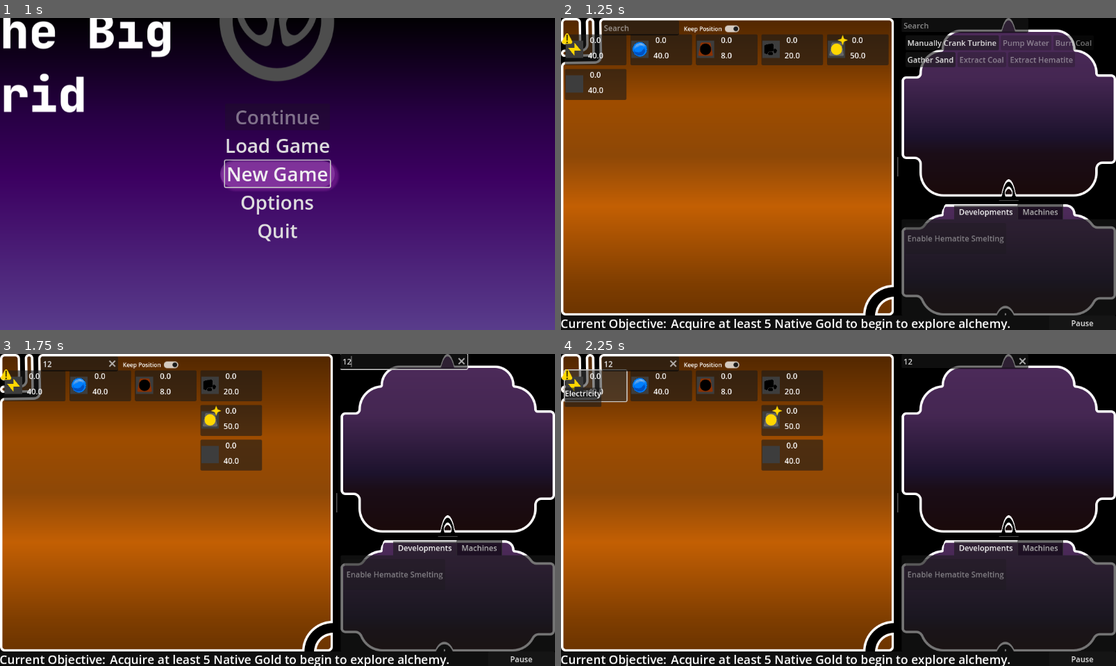
Above: before the commit, frames 1-4 (two rows, left to right).
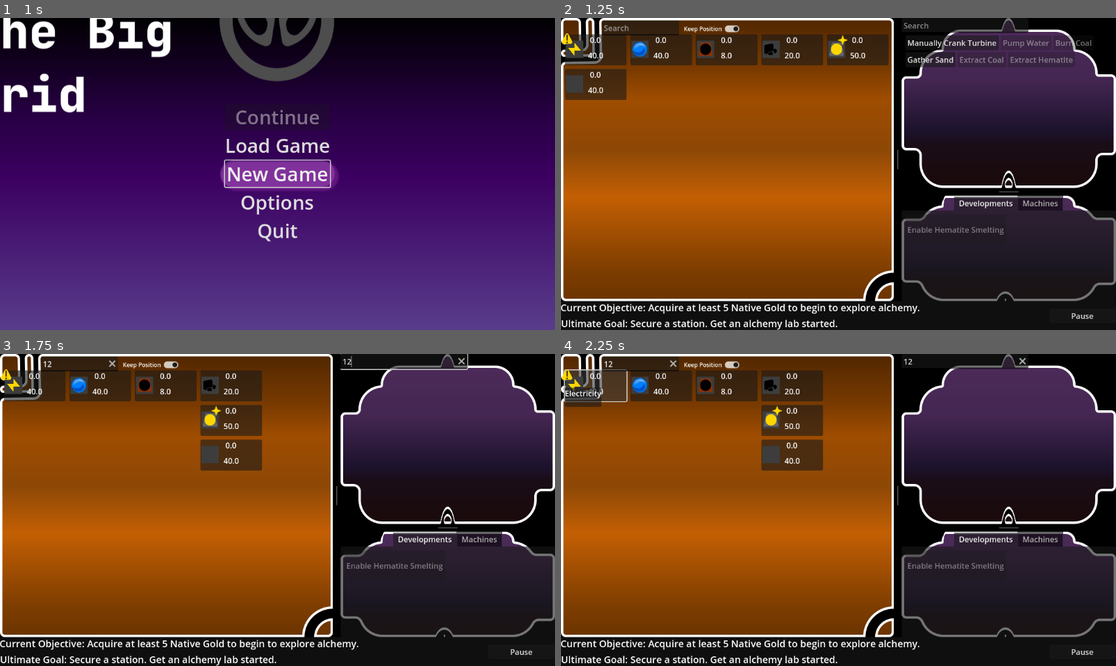
Above: after the commit, the same moments.

Repository: Carth501/The-Big-Grid
Game: Godot game, scene res://scenes/MainMenu.tscn
The game is run twice, just before and just after one commit, with the same random seed, the same clock (stepped at 60 frames per second) and the same inputs. Sound files missing from this copy of the repository are replaced by a short silence.
Inputs (mouse positions are in pixels of both pictures, inside the frame that each line leads up to):
- Up to frame 1 (1 s): click "New Game" at 0.5 s
- Up to frame 2 (1.25 s): no input
- Up to frame 3 (1.75 s): click (77, 363) at 1.27 s; type "12" at 1.35 s; click (405, 360) at 1.5 s; type "12" at 1.58 s
- Up to frame 4 (2.25 s): click "[center]0.0[/center]" at 2 s

Frame 1 is identical in both runs. In frame 2, 9.1% of the frame differs, in the area x 0-100%, y 40-100%; in frame 3, 9.1%; in frame 4, 9.1%.
Error in both runs: Invalid call. Nonexistent function 'to_lower' in base 'Dictionary'. (res://scripts/display/FilterForeman.gd:61)

Commit message:
Add a second objective line

Diff:
--- a/data/objective_texts_en.json
+++ b/data/objective_texts_en.json
@@ -1,6 +1,8 @@
 {
-	"first_step": "Acquire at least 5 Native Gold to begin to explore alchemy.",
-	"make_hellsteel": "Smelt some Hellsteel",
-	"make_galliantium": "Smelt your first Galliantium",
-	"make_arcane_dust": "Mix your first Arcane Dust"
+    "test": "Secure a station. Get an alchemy lab started.",
+    "test_finished": "Position secure. Alchemy lab established. Standby.",
+    "first_step": "Acquire at least 5 Native Gold to begin to explore alchemy.",
+    "make_hellsteel": "Smelt some Hellsteel",
+    "make_galliantium": "Smelt your first Galliantium",
+    "make_arcane_dust": "Mix your first Arcane Dust"
 }
--- a/scenes/Game.tscn
+++ b/scenes/Game.tscn
@@ -60,7 +60,7 @@
 anchors_preset = -1
 anchor_right = 1.0
 anchor_bottom = 1.0
-offset_bottom = -30.0
+offset_bottom = -60.0
 grow_horizontal = 2
 grow_vertical = 2
 theme_override_constants/separation = 16
@@ -291,13 +291,12 @@
 
 [node name="Panel" type="Panel" parent="Display"]
 layout_mode = 1
-anchors_preset = 12
+anchors_preset = -1
 anchor_top = 1.0
 anchor_right = 1.0
 anchor_bottom = 1.0
-offset_top = -30.0
-grow_horizontal = 2
-grow_vertical = 0
+offset_top = -60.0
+grow_horizontal = 2
 
 [node name="Button" type="Button" parent="Display/Panel"]
 layout_mode = 1
@@ -324,18 +323,49 @@
 layout_mode = 0
 offset_left = -1.0
 offset_top = -1.0
-offset_right = 227.0
-offset_bottom = 34.0
-theme_override_font_sizes/font_size = 25
+offset_right = 181.0
+offset_bottom = 27.0
+theme_override_font_sizes/font_size = 20
 text = "Current Objective: "
 
 [node name="ObjectiveText" type="Label" parent="Display/Panel/CurrentObjectiveLine"]
 layout_mode = 0
-offset_left = 228.0
+offset_left = 181.0
 offset_top = -1.0
-offset_right = 1054.0
-offset_bottom = 34.0
-theme_override_font_sizes/font_size = 25
+offset_right = 1002.0
+offset_bottom = 27.0
+theme_override_font_sizes/font_size = 20
+text_overrun_behavior = 3
+
+[node name="OverallObjectiveLine" type="Control" parent="Display/Panel" node_paths=PackedStringArray("objective_text")]
+layout_mode = 1
+anchors_preset = 2
+anchor_top = 1.0
+anchor_bottom = 1.0
+offset_top = -40.0
+offset_right = 40.0
+grow_vertical = 0
+script = ExtResource("15_3ikv4")
+objective_text = NodePath("ObjectiveText")
+
+[node name="Label" type="Label" parent="Display/Panel/OverallObjectiveLine"]
+layout_mode = 1
+anchors_preset = 2
+anchor_top = 1.0
+anchor_bottom = 1.0
+offset_top = -28.0
+offset_right = 144.0
+grow_vertical = 0
+theme_override_font_sizes/font_size = 20
+text = "Ultimate Goal: "
+
+[node name="ObjectiveText" type="Label" parent="Display/Panel/OverallObjectiveLine"]
+layout_mode = 0
+offset_left = 144.0
+offset_top = 12.0
+offset_right = 1002.0
+offset_bottom = 40.0
+theme_override_font_sizes/font_size = 20
 text_overrun_behavior = 3
 
 [node name="MusicSystem" type="Node" parent="Display" node_paths=PackedStringArray("music_players")]
@@ -585,6 +615,7 @@
 [connection signal="initialize_keep_positions" from="Logic/OptionsOverseer" to="Display/MiddleSplit/SupplyBackground/HFlowContainer/KeepPositionControl/KeepPositionToggle" method="set_pressed"]
 [connection signal="update_focus_filtering" from="Logic/OptionsOverseer" to="Logic/FilterForeman" method="set_secondary_filter_active"]
 [connection signal="newStepDescription" from="Logic/ObjectiveSystem" to="Display/Panel/CurrentObjectiveLine" method="update_objective"]
+[connection signal="overallGoalDescription" from="Logic/ObjectiveSystem" to="Display/Panel/OverallObjectiveLine" method="update_objective"]
 [connection signal="timeout" from="Logic/AutosaveTimer" to="." method="autosave"]
 [connection signal="pressed" from="PauseMenu/MarginContainer/VBoxContainer/Resume" to="PauseMenu" method="pause_or_unpause"]
 [connection signal="pressed" from="PauseMenu/MarginContainer/VBoxContainer/Save game" to="." method="SaveButton"]
--- a/scripts/logic/ObjectiveSystem.gd
+++ b/scripts/logic/ObjectiveSystem.gd
@@ -1,6 +1,7 @@
 class_name Objective_System extends Node
 
 signal newStepDescription(String)
+signal overallGoalDescription(description : String)
 @export var supply_collection : Supply_Collection
 var active_objective : Dictionary
 var future_objectives := []
@@ -10,13 +11,14 @@
 	if(!game_controller.is_node_ready()):
 		await game_controller.ready
 	future_objectives = Objectives_Table_Single.data["test"].duplicate()
+	overallGoalDescription.emit(ObjectivesTextsSingle.data["test"])
 	next()
 
 func next():
 	unsubscribe_supplies()
 	var new_objective = future_objectives.pop_front()
 	if(new_objective == null):
-		print("VICTORY")
+		overallGoalDescription.emit(ObjectivesTextsSingle.data["test_finished"])
 		return
 	active_objective = new_objective
 	for supply_id in active_objective:
